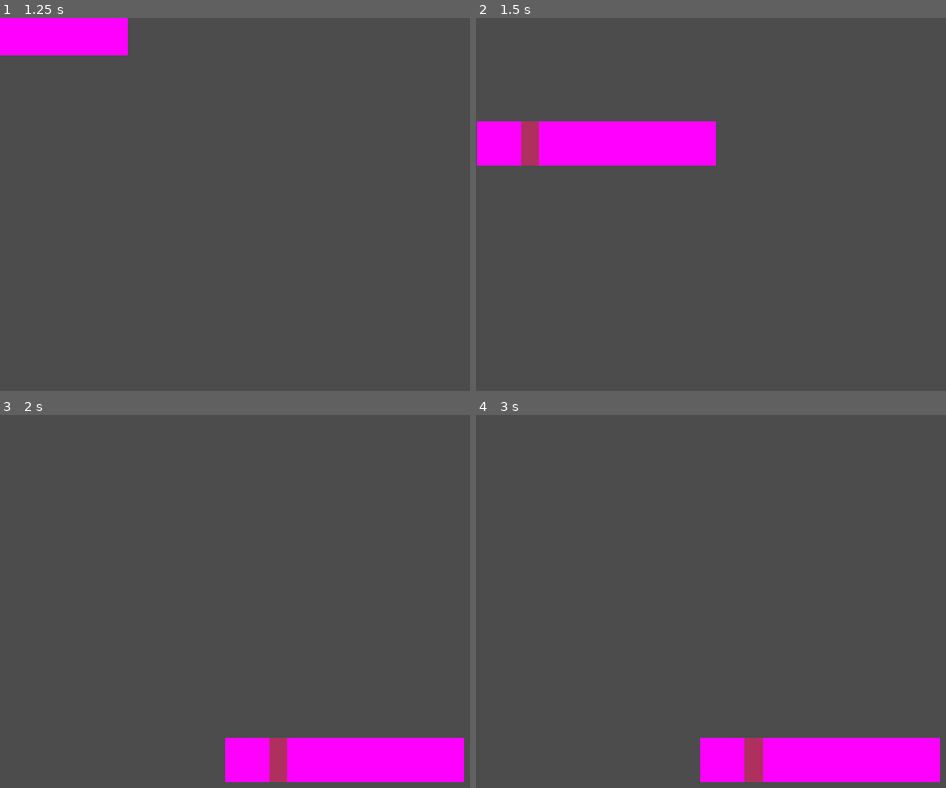
Above: before the commit, frames 1-4 (two rows, left to right).
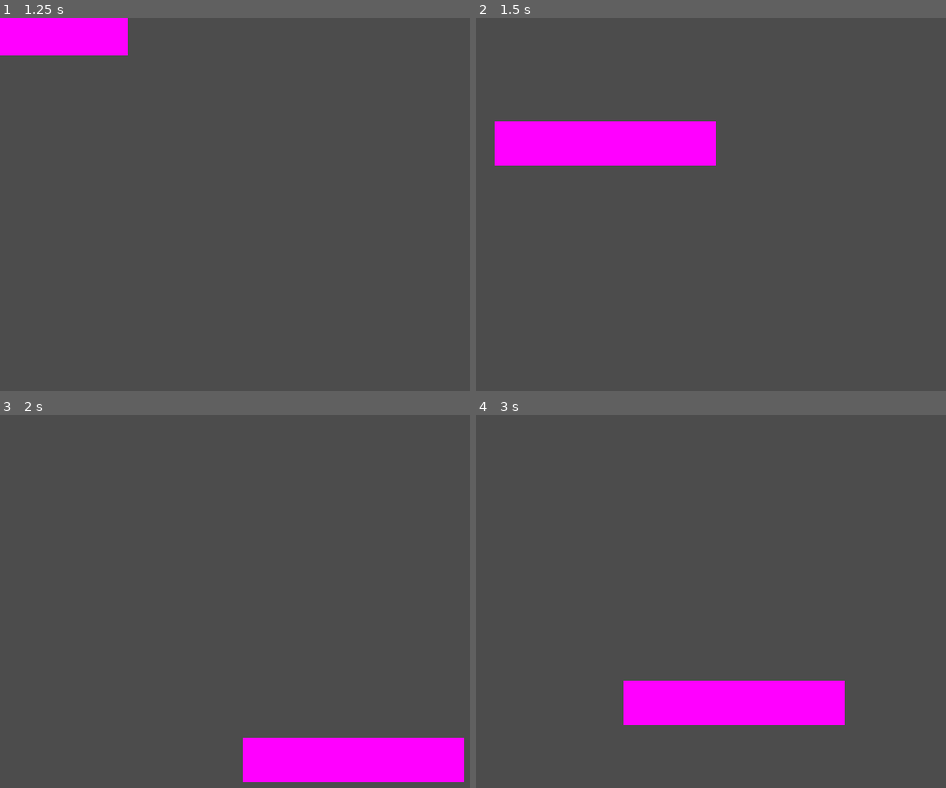
Above: after the commit, the same moments.

Repository: RaccoonHandsProductions/CanningSeason
Game: Godot game, scene res://PrepStation/Carrot/carrot_test.tscn
Two runs of this game, one before a commit and one after it. Both use one fixed random seed, a clock stepped at 60 frames per second and the inputs below. This scene is started directly instead of the project's main scene.
Inputs (mouse positions are in pixels of both pictures, inside the frame that each line leads up to):
- Up to frame 1 (1.25 s): tap Enter at 0.5 s; drag from (178, 122) to (18, 32) at 0.52 s
- Up to frame 2 (1.5 s): tap Space at 1.25 s; drag from (494, 32) to (828, 361) at 1.27 s
- Up to frame 3 (2 s): no input
- Up to frame 4 (3 s): tap Enter at 2 s; move the mouse to (725, 758) at 2.02 s; click (725, 758) at 2.17 s; tap Space at 2.75 s; drag from (786, 758) to (631, 586) at 2.77 s

Frame 1 is identical in both runs. In frame 2, 0.9% of the frame differs, in the area x 0-14%, y 27-40%; in frame 3, 0.9%; in frame 4, 12%, in the area x 31-99%, y 71-99%.
Error after the commit: Invalid call. Nonexistent function '_split' in base 'KinematicBody2D (Carrot.gd)'. (res://PrepStation/Carrot/carrot_test.gd:8)

Commit message:
Add test case for carrot splitting
CarrotSplitTest is a new scene designed to test only the splitting
behavior. As part of making this work, _split was renamed to split,
since it is a public method.

Diff:
--- a/project/PrepStation/Carrot/Carrot.gd
+++ b/project/PrepStation/Carrot/Carrot.gd
@@ -48,7 +48,7 @@
 			_is_being_dragged = false
 
 
-func _split() -> void:
+func split() -> void:
 	_count += 1
 
 	if _count == 1:
@@ -56,16 +56,18 @@
 		$CarrotPiece._split()
 		$CarrotPiece._is_frond = true
 		emit_signal("piece_made")
-	if _count == 2:
+	elif _count == 2:
 		$CarrotPiece2.position.x -= 25
 		$CarrotPiece2._split()
 		emit_signal("piece_made")
-	if _count == 3:
+	elif _count == 3:
 		$CarrotPiece3.position.x -= 20
 		$CarrotPiece3._split()
 		emit_signal("piece_made")
-	if _count == 4:
+	elif _count == 4:
 		$CarrotPiece4.position.x -= 15
 		$CarrotPiece4._split()
 		$CarrotPiece5._split()
 		emit_signal("piece_made")
+	else:
+		assert(false, "Split was invoked more times than possible")
--- /dev/null
+++ b/project/PrepStation/Carrot/CarrotSplitTest.gd
@@ -0,0 +1,6 @@
+extends Control
+
+onready var _carrot := $Carrot
+
+func _on_SplitButton_pressed():
+	_carrot.split()
--- /dev/null
+++ b/project/PrepStation/Carrot/CarrotSplitTest.tscn
@@ -0,0 +1,26 @@
+[gd_scene load_steps=4 format=2]
+
+[ext_resource path="res://PrepStation/Carrot/Carrot.tscn" type="PackedScene" id=1]
+[ext_resource path="res://MenuStyle.tres" type="Theme" id=2]
+[ext_resource path="res://PrepStation/Carrot/CarrotSplitTest.gd" type="Script" id=3]
+
+[node name="CarrotSplitTest" type="Control"]
+anchor_right = 1.0
+anchor_bottom = 1.0
+theme = ExtResource( 2 )
+script = ExtResource( 3 )
+__meta__ = {
+"_edit_use_anchors_": false
+}
+
+[node name="Carrot" parent="." instance=ExtResource( 1 )]
+position = Vector2( 592, 382 )
+
+[node name="SplitButton" type="Button" parent="."]
+margin_left = 547.0
+margin_top = 236.0
+margin_right = 632.0
+margin_bottom = 291.0
+text = "Split!"
+
+[connection signal="pressed" from="SplitButton" to="." method="_on_SplitButton_pressed"]
